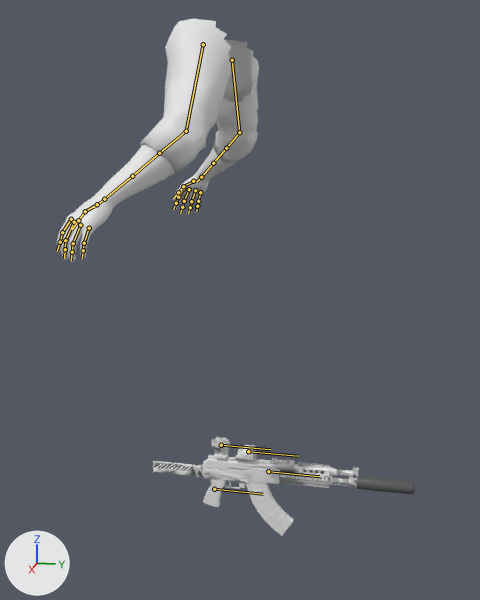
An edit to the glTF model client/public/models/viewmodel_rifle.glb, drawn before and after from the same camera.
Both versions are drawn from a camera (50 mm lens) standing at (2.045, 0.498, 1.196) and looking at (-0.027, 0.084, 0.678). Lighting does not change. The marker at lower left points along +X, +Y and +Z. The picture after the commit comes second. The bones that change, and the others that lie on the model, are drawn over the model as lines.

Objects in the first picture: 'vm_rifle'.
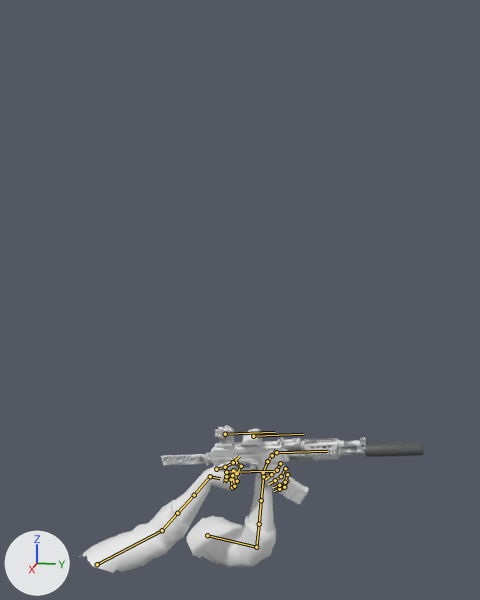
The newer file adds an action. The first version stands in its rest pose; the second is drawn at frame 10 of the action 'rifle_reload_empty'.

Changed parts and their boxes (x1, y1, x2, y2) in the pictures (480 x 600 px):
'vm_rifle', posed (71% shorter): before (57, 19, 415, 536); after (79, 425, 424, 573)
bone 'UpperArm.L', root to tip: before (203, 44) to (186, 131); after (207, 535) to (256, 547)
bone 'LowerArm.L', root to tip: before (186, 131) to (159, 153); after (256, 547) to (259, 524)
bone 'ForeTwist1.L', root to tip: before (159, 153) to (132, 176); after (259, 524) to (261, 500)
bone 'ForeTwist2.L', root to tip: before (132, 176) to (104, 199); after (261, 500) to (263, 476)
bone 'Wrist.L', root to tip: before (104, 199) to (93, 207); after (263, 476) to (271, 473)
bone 'Index2.L', root to tip: before (71, 219) to (62, 232); after (280, 463) to (277, 470)
bone 'Index3.L', root to tip: before (62, 232) to (60, 242); after (277, 470) to (271, 474)
bone 'Middle2.L', root to tip: before (74, 222) to (65, 240); after (285, 468) to (281, 476)
bone 'Middle3.L', root to tip: before (65, 240) to (65, 249); after (281, 476) to (275, 480)
bone 'Pinky2.L', root to tip: before (89, 228) to (84, 243); after (286, 481) to (284, 487)
bone 'Pinky3.L', root to tip: before (84, 243) to (83, 250); after (284, 487) to (279, 489)
bone 'Ring2.L', root to tip: before (80, 225) to (73, 243); after (287, 474) to (285, 482)
bone 'Ring3.L', root to tip: before (73, 243) to (72, 252); after (285, 482) to (279, 485)
bone 'Thumb1.L', root to tip: before (97, 204) to (85, 211); after (263, 472) to (267, 461)
bone 'UpperArm.R', root to tip: before (232, 60) to (239, 132); after (97, 564) to (162, 530)
bone 'LowerArm.R', root to tip: before (239, 132) to (226, 148); after (162, 530) to (177, 513)
bone 'ForeTwist1.R', root to tip: before (226, 148) to (213, 163); after (177, 513) to (194, 495)
bone 'ForeTwist2.R', root to tip: before (213, 163) to (201, 177); after (194, 495) to (210, 476)
bone 'Wrist.R', root to tip: before (201, 177) to (197, 181); after (210, 476) to (220, 478)
bone 'Index2.R', root to tip: before (183, 188) to (178, 197); after (237, 473) to (241, 466)
bone 'Index3.R', root to tip: before (178, 197) to (176, 203); after (241, 466) to (236, 462)
bone 'Middle2.R', root to tip: before (189, 189) to (184, 201); after (237, 481) to (233, 470)
bone 'Middle3.R', root to tip: before (184, 201) to (182, 207); after (233, 470) to (227, 472)
bone 'Middle4.R', root to tip: before (182, 207) to (180, 213); after (227, 472) to (226, 477)
bone 'Pinky2.R', root to tip: before (200, 192) to (198, 201); after (232, 487) to (231, 479)
bone 'Pinky3.R', root to tip: before (198, 201) to (197, 206); after (231, 479) to (226, 479)
bone 'Pinky4.R', root to tip: before (197, 206) to (196, 211); after (226, 479) to (224, 483)
bone 'Ring2.R', root to tip: before (195, 190) to (191, 201); after (234, 486) to (232, 475)
bone 'Ring3.R', root to tip: before (191, 201) to (190, 207); after (232, 475) to (226, 476)
bone 'Ring4.R', root to tip: before (190, 207) to (188, 213); after (226, 476) to (225, 480)
bone 'Thumb1.R', root to tip: before (193, 181) to (183, 186); after (216, 469) to (225, 467)
bone 'Thumb2.R', root to tip: before (183, 186) to (178, 192); after (225, 467) to (233, 462)
bone 'Thumb3.R', root to tip: before (178, 192) to (173, 198); after (233, 462) to (239, 456)
bone 'weapon', root to tip: before (214, 489) to (263, 494); after (226, 472) to (274, 471)

The change in detail:
Bone 'UpperArm.L' (bone_upperarm_l) moves from (0.0, 0.0, 0.0) to (1.37, 1.213, 0.085).
Bone 'UpperArm.L' (bone_upperarm_l) turns from (0, 0, 0) to (-64, 26, 41) degrees about its own x, y and z.
Bone 'LowerArm.L' (bone_lowerarm_l) turns from (0, 0, 0) to (15, -22, 89) degrees about its own x, y and z.
Bone 'ForeTwist1.L' (bone_foretwist1_l) turns from (0, 0, 0) to (0, -31, 0) degrees about its own x, y and z.
Bone 'ForeTwist2.L' (bone_foretwist2_l) turns from (0, 0, 0) to (0, -58, 0) degrees about its own x, y and z.
Bone 'Wrist.L' (bone_wrist_l) turns from (0, 0, 0) to (-80, -30, 49) degrees about its own x, y and z.
Bone 'Index2.L' (bone_index2_l) turns from (0, 0, 0) to (-28, -14, -53) degrees about its own x, y and z.
Bone 'Index3.L' (bone_index3_l) turns from (0, 0, 0) to (-18, -2, -25) degrees about its own x, y and z.
Bone 'Middle2.L' (bone_middle2_l) turns from (0, 0, 0) to (-26, -12, -49) degrees about its own x, y and z.
Bone 'Middle3.L' (bone_middle3_l) turns from (0, 0, 0) to (-17, -3, -24) degrees about its own x, y and z.
Bone 'Pinky2.L' (bone_pinky2_l) turns from (0, 0, 0) to (-16, -8, -56) degrees about its own x, y and z.
Bone 'Pinky3.L' (bone_pinky3_l) turns from (0, 0, 0) to (-10, -3, -23) degrees about its own x, y and z.
Bone 'Ring2.L' (bone_ring2_l) turns from (0, 0, 0) to (-19, -8, -47) degrees about its own x, y and z.
Bone 'Ring3.L' (bone_ring3_l) turns from (0, 0, 0) to (-18, -6, -34) degrees about its own x, y and z.
Bone 'Thumb1.L' (bone_thumb1_l) turns from (0, 0, 0) to (36, -40, 8) degrees about its own x, y and z.
Bone 'UpperArm.R' (bone_upperarm_r) moves from (0.0, 0.0, 0.0) to (-1.219, 1.287, 0.419).
Bone 'UpperArm.R' (bone_upperarm_r) turns from (0, 0, 0) to (-96, -32, -29) degrees about its own x, y and z.
Bone 'LowerArm.R' (bone_lowerarm_r) turns from (0, 0, 0) to (-13, 7, -48) degrees about its own x, y and z.
Bone 'ForeTwist1.R' (bone_foretwist1_r) turns from (0, 0, 0) to (0, 50, 0) degrees about its own x, y and z.
Bone 'ForeTwist2.R' (bone_foretwist2_r) turns from (0, 0, 0) to (0, 94, 0) degrees about its own x, y and z.
Bone 'Wrist.R' (bone_wrist_r) turns from (0, 0, 0) to (-127, 26, -105) degrees about its own x, y and z.
Bone 'Index2.R' (bone_index2_r) turns from (0, 0, 0) to (-24, 10, 44) degrees about its own x, y and z.
Bone 'Index3.R' (bone_index3_r) turns from (0, 0, 0) to (-26, 6, 36) degrees about its own x, y and z.
Bone 'Middle2.R' (bone_middle2_r) turns from (0, 0, 0) to (-31, 20, 65) degrees about its own x, y and z.
Bone 'Middle3.R' (bone_middle3_r) turns from (0, 0, 0) to (-41, 25, 63) degrees about its own x, y and z.
Bone 'Middle4.R' (bone_middle4_r) turns from (0, 0, 0) to (-28, 9, 39) degrees about its own x, y and z.
Bone 'Pinky2.R' (bone_pinky2_r) turns from (0, 0, 0) to (-18, 13, 73) degrees about its own x, y and z.
Bone 'Pinky3.R' (bone_pinky3_r) turns from (0, 0, 0) to (-22, 22, 76) degrees about its own x, y and z.
Bone 'Pinky4.R' (bone_pinky4_r) turns from (0, 0, 0) to (-17, 10, 45) degrees about its own x, y and z.
Bone 'Ring2.R' (bone_ring2_r) turns from (0, 0, 0) to (-25, 17, 69) degrees about its own x, y and z.
Bone 'Ring3.R' (bone_ring3_r) turns from (0, 0, 0) to (-32, 23, 70) degrees about its own x, y and z.
Bone 'Ring4.R' (bone_ring4_r) turns from (0, 0, 0) to (-22, 9, 42) degrees about its own x, y and z.
Bone 'Thumb1.R' (bone_thumb1_r) turns from (0, 0, 0) to (36, 39, -8) degrees about its own x, y and z.
Bone 'Thumb2.R' (bone_thumb2_r) turns from (0, 0, 0) to (-21, 14, -3) degrees about its own x, y and z.
Bone 'Thumb3.R' (bone_thumb3_r) turns from (0, 0, 0) to (-17, 11, -2) degrees about its own x, y and z.
Bone 'weapon' (bone_weapon) moves from (0.0, 0.0, 0.0) to (-0.035, 0.036, 0.05).
Bone 'weapon' (bone_weapon) turns from (0, 0, 0) to (7, 14, 3) degrees about its own x, y and z.
